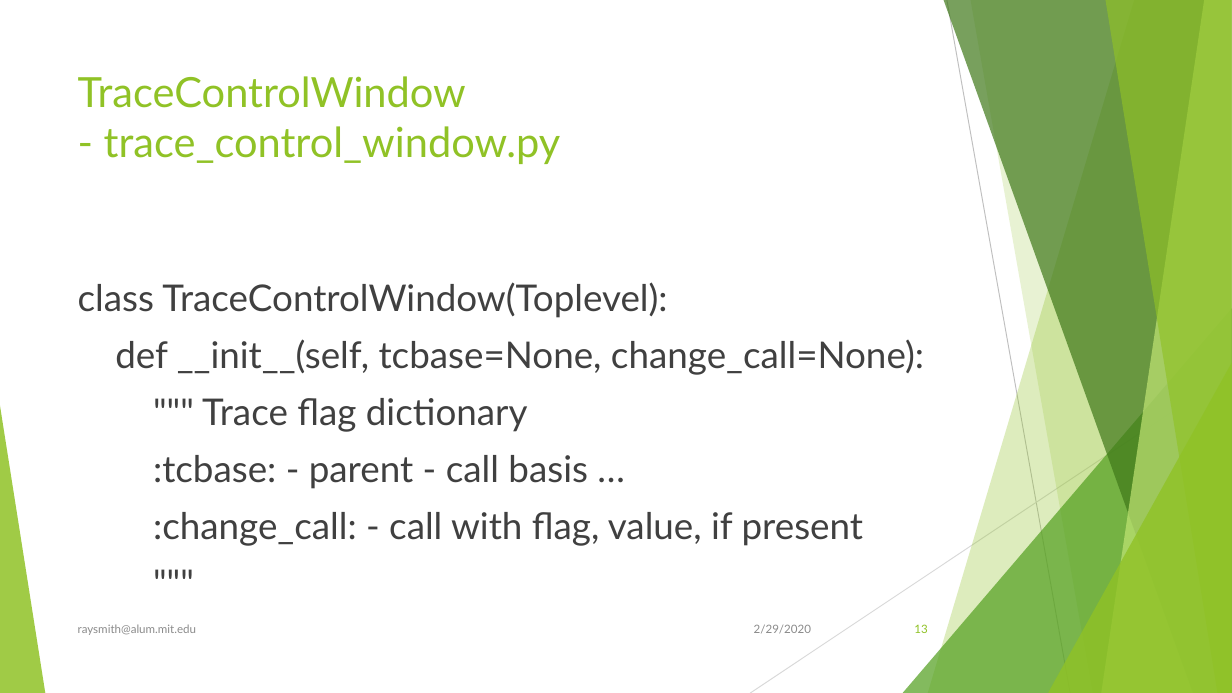
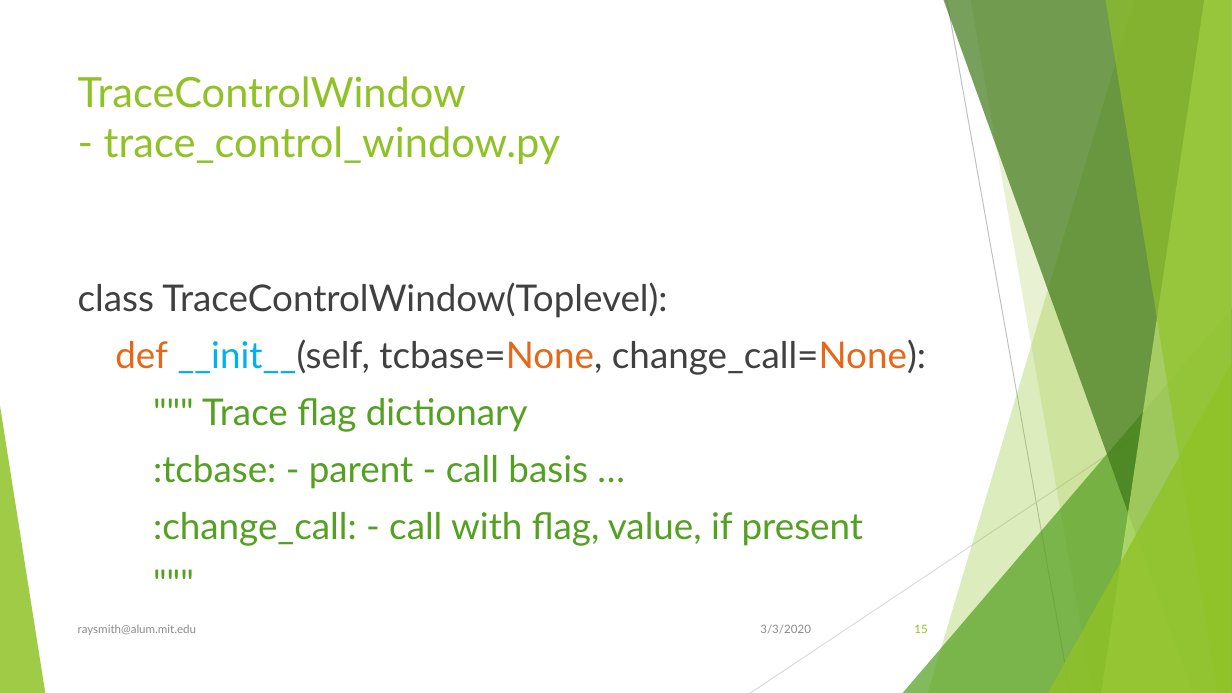
Before and after one commit to raysmith619/resource_lib, a slide deck: slide 15 of Docs/Program_Logging_Tracing.pptx (slide 13 before the commit). Drawn at 1232x693 pixels with LibreOffice and Linux fonts; fonts in the diff are those of the drawing. Boxes give left, top, right and bottom in pixels: in the first picture for what was removed or moved away, otherwise in the second. Text is boxed around its words. In the diff, an @@ line names an element or a change of style, - is before the commit and + after.

```diff
--- a/Docs/Program_Logging_Tracing.pptx
+++ b/Docs/Program_Logging_Tracing.pptx
@@ text at bbox=[115, 339, 926, 546]: text colour #404040 to #E76618 in "def tcbase=None, change_call=None):"; text colour #404040 to #00B0F0 in "__init__(self,"; text colour #404040 to #54A021 in """" Trace flag dictionary", ":tcbase: - parent - call basis …", ":change_call: - call with flag, value, if ...", """"" @@
@@ text at bbox=[760, 624, 811, 634]: text changed @@
-2/29/2020
+3/3/2020
@@ page number at bbox=[914, 624, 927, 633]: text changed @@
-13
+15
```
Also in this commit, not shown: 16 other slides changed, 2 slides added.
